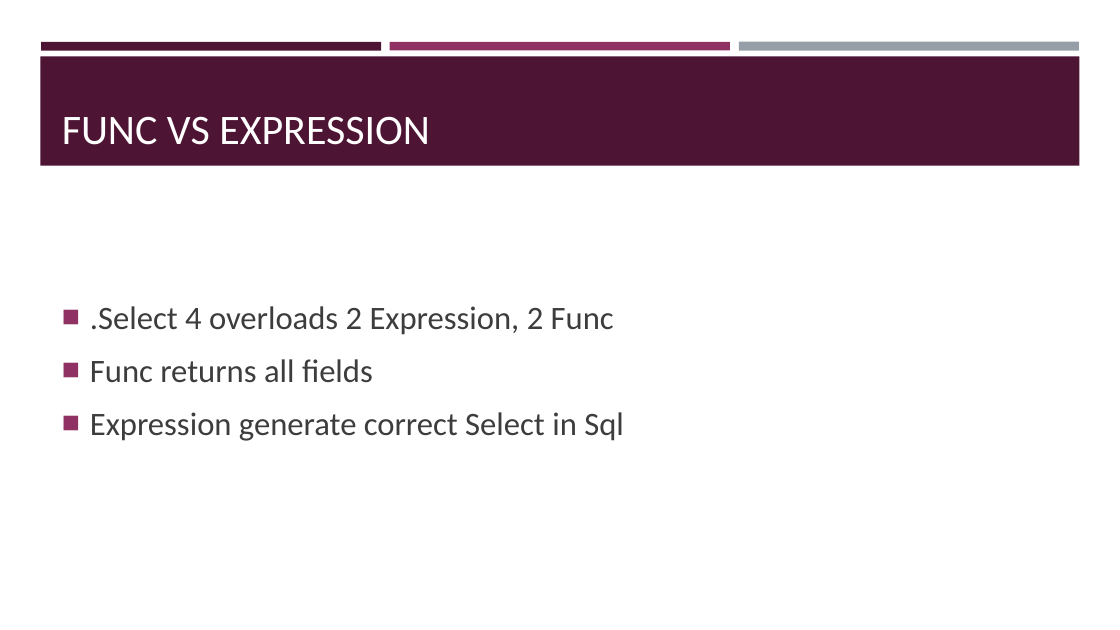
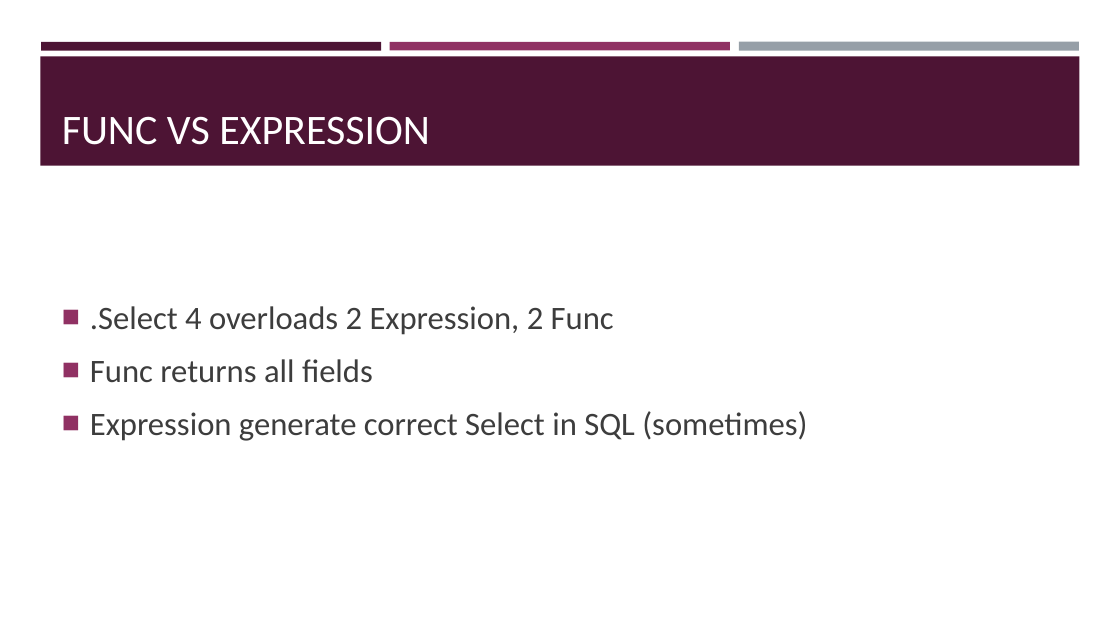
Before and after one commit to zaudtke/Presentations, a slide deck: slide 23 of embracesql/empbracesql.pptx (slide 22 before the commit). Drawn at 1120x630 pixels with LibreOffice and Linux fonts; fonts in the diff are those of the drawing. Boxes give left, top, right and bottom in pixels: in the first picture for what was removed or moved away, otherwise in the second. Text is boxed around its words. In the diff, an @@ line names an element or a change of style, - is before the commit and + after.

```diff
--- a/embracesql/empbracesql.pptx
+++ b/embracesql/empbracesql.pptx
@@ text at box(90, 411, 807, 441): text changed @@
-■ Expression generate correct Select in Sql
+■ Expression generate correct Select in SQL (sometimes)
```
Also in this commit, not shown: 15 other slides changed, 6 slides added, 1 slide removed, 1 other file.
